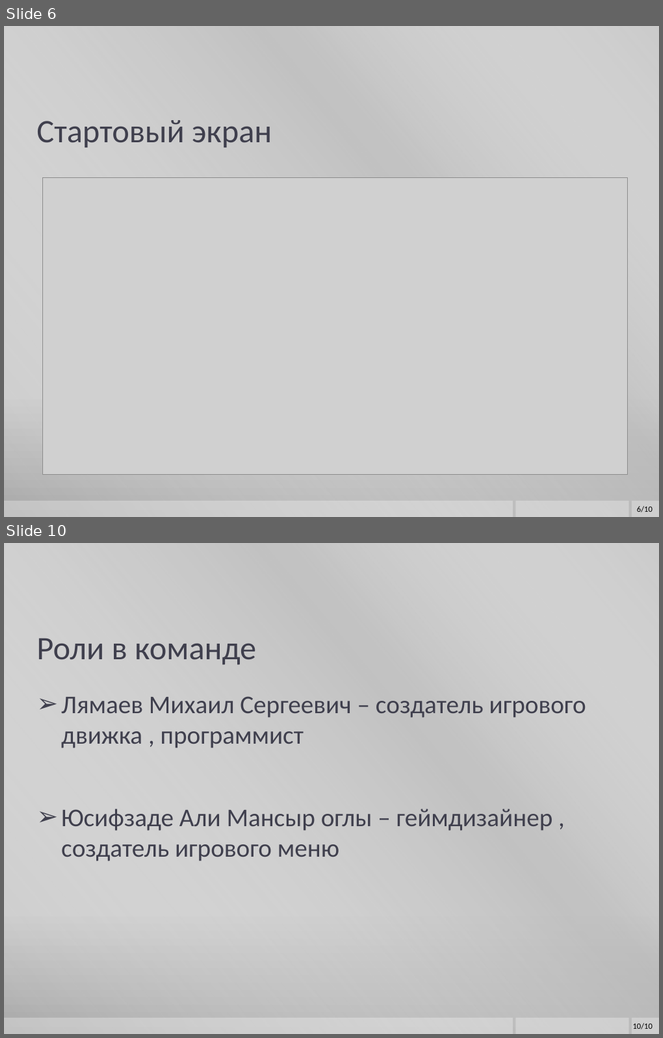
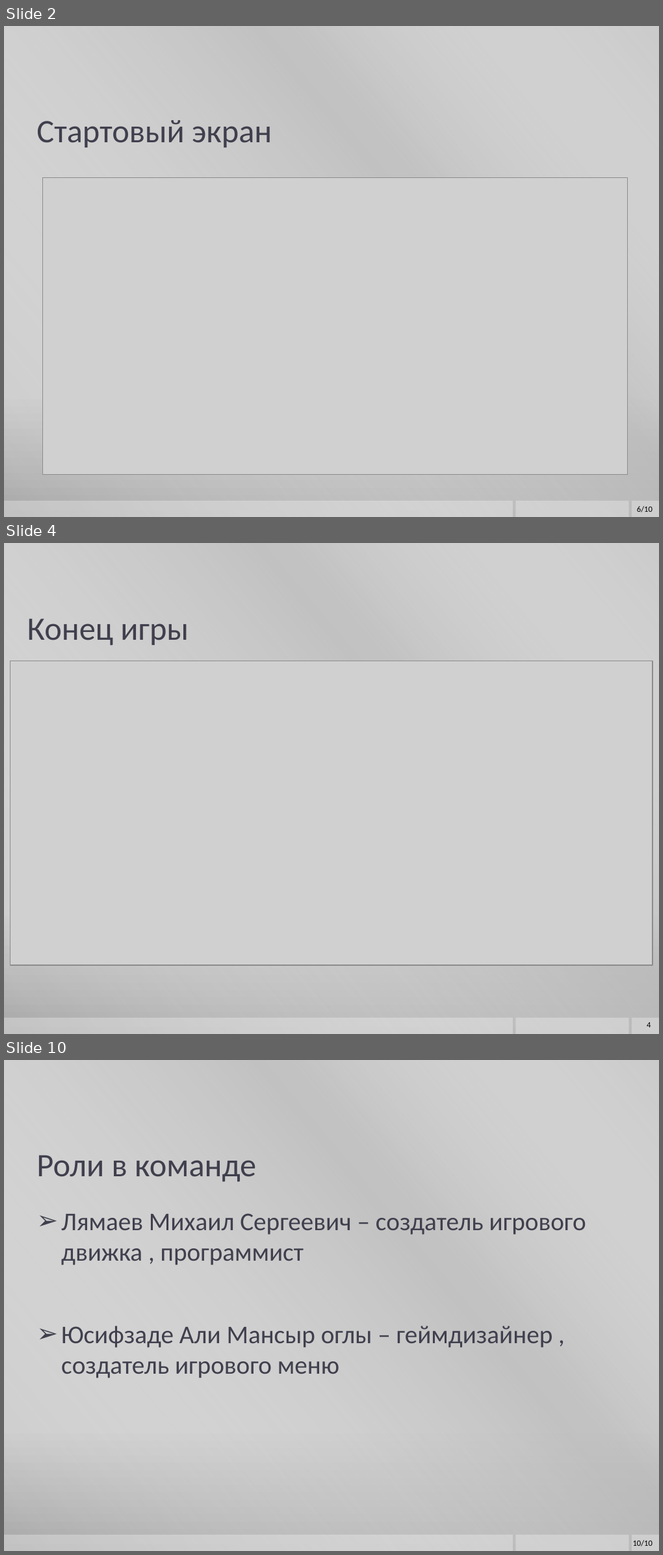
Before and after one commit to kenny5660/summer_game_2018, a slide deck: iPoint.io Presentation.pptx. Shown one above the other, each under a label of ours: slides 6 and 10 before the commit, slides 2, 4 and 10 after it; the slides between them are not shown. The pictures are 663x1038 and 663x1555 pixels, drawn with LibreOffice and Linux fonts; fonts in the diff are those of the drawing; grey boxes stand for pictures; background and template pictures are left out. Boxes give left, top, right and bottom in pixels: in the first picture for what was removed or moved away, otherwise in the second. Text is boxed around its words. In the diff, an @@ line names an element or a change of style, - is before the commit and + after.

```diff
--- a/iPoint.io Presentation.pptx
+++ b/iPoint.io Presentation.pptx
@@ slide 4 added at [4,543,659,1034], background gradient #CBCBCB to #C8C8C8 to #A7A7A7; not listed: 4 template elements that a slide beside it also shows @@
@@ title added at [27,618,189,645], 36 pt, text #3F3F4D @@
+Конец игры
@@ picture added at [10,661,653,965] @@
@@ page number added at [647,1023,651,1028], 9 pt, text #000000 @@
+4
@@ what was slide 6 is now slide 2 @@
```
Also in this commit, not shown: 6 slides changed, 1 other slide added, 2 slides removed.
